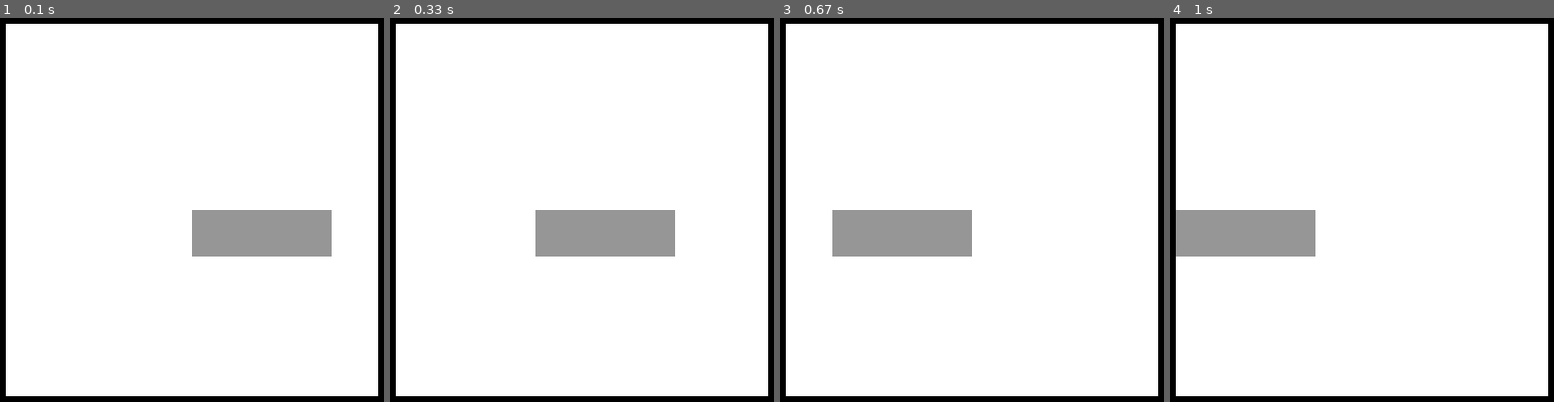
Above: before the commit, frames 1-4 (left to right).
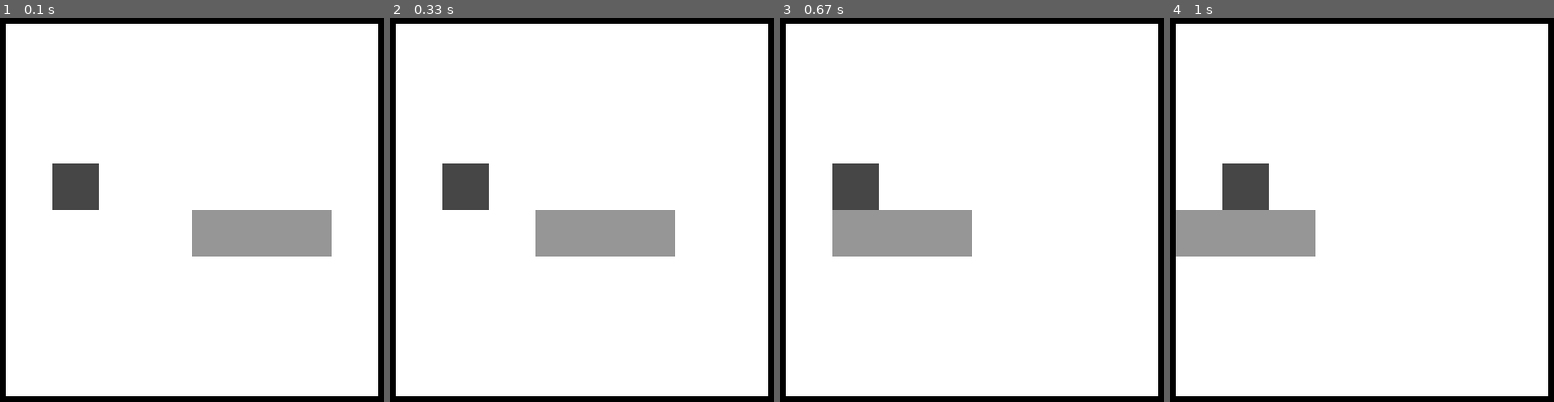
Above: after the commit, the same moments.

Repository: DonatasTamosauskas/Python_Snake
Game: pygame game, started from testing.py
The game is run twice, just before and just after one commit, with the same random seed, the same clock (stepped at 60 frames per second) and the same inputs.
Inputs:
- Up to frame 1 (0.1 s): no input
- Up to frame 2 (0.33 s): no input
- Up to frame 3 (0.67 s): tap Enter at 0.33 s
- Up to frame 4 (1 s): no input

The runs differ from the first frame. In frame 1, 1.5% of the frame differs, in the area x 13-26%, y 37-50%; in frame 2, 1.5%; in frame 3, 1.5%; in frame 4, 1.5%.

Commit message:
Added snake 'food' generation.

Diff:
--- a/game_engine/snake_game_numpy.py
+++ b/game_engine/snake_game_numpy.py
@@ -19,12 +19,15 @@
         self.score = 0
         self.game_is_over = False
         self.last_move = 2
+
         self.frame = self.__create_game_field(self.x, self.y, self.border_number)
         self.snake = self.__create_snake(self.x, self.y, self.init_snake_length)
+        self.food = self.__spawn_food(self.x, self.y)
 
     def get_frame(self):
         """Method return array of how the current game board looks."""
-        return self.__add_snake_to_frame(self.frame, self.snake, self.snake_number)
+        frame = self.__add_food_to_frame(self.frame, self.food, self.food_number)
+        return self.__add_snake_to_frame(frame, self.snake, self.snake_number)
 
     def get_score(self):
         """Method returns the current score of the game."""
@@ -42,10 +45,9 @@
             self.snake = self.__move_snake(self.snake, move)
             self.last_move = move
 
-        self.game_is_over = self.__snake_has_died(self.snake, self.x, self.y)
-
     def is_over(self):
         """Method returns boolean whether game is currently lost."""
+        self.game_is_over = self.__snake_has_died(self.snake, self.x, self.y)
         return self.game_is_over
 
     def is_won(self):
@@ -67,8 +69,10 @@
         return game_field
 
     @staticmethod
-    def __create_snake(x, y, initial_snake_length):
-        return np.array([[x//2 + i, y//2] for i in range(initial_snake_length)])
+    def __add_food_to_frame(frame, food, food_number):
+        new_frame = np.array(frame)
+        new_frame[food[0], food[1]] = food_number
+        return new_frame
 
     @staticmethod
     def __add_snake_to_frame(frame, snake, snake_number):
@@ -77,6 +81,10 @@
         for block in snake:
             new_frame[block[0], block[1]] = snake_number
         return new_frame
+
+    @staticmethod
+    def __create_snake(x, y, initial_snake_length):
+        return np.array([[x//2 + i, y//2] for i in range(initial_snake_length)])
 
     @staticmethod
     def __move_changes_direction(previous_move, move):
@@ -118,3 +126,10 @@
         if np.unique(snake, axis=0, return_counts=True)[1].max() > 1:
             return True
         return False
+
+    @staticmethod
+    def __spawn_food(x, y):
+        if x == y:
+            return np.random.randint(low=1, high=(x - 1), size=(2))
+        else:
+            return np.array([np.random.randint(1, x - 1), np.random.randint(1,  y - 1)])
